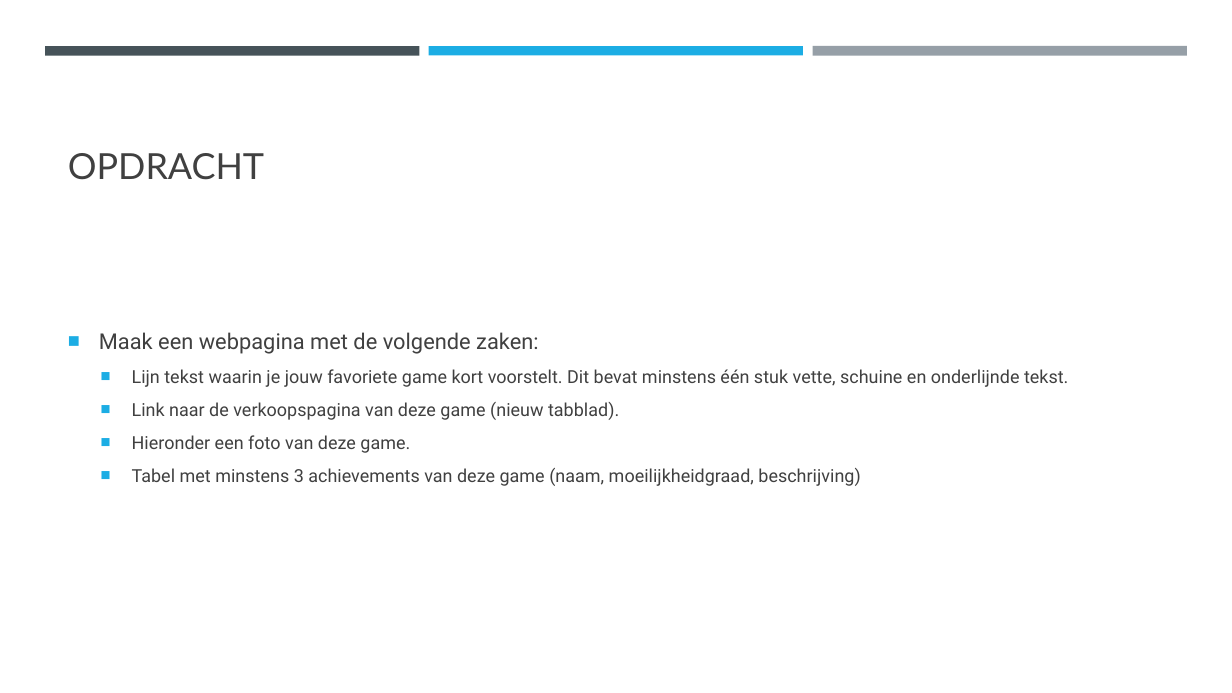
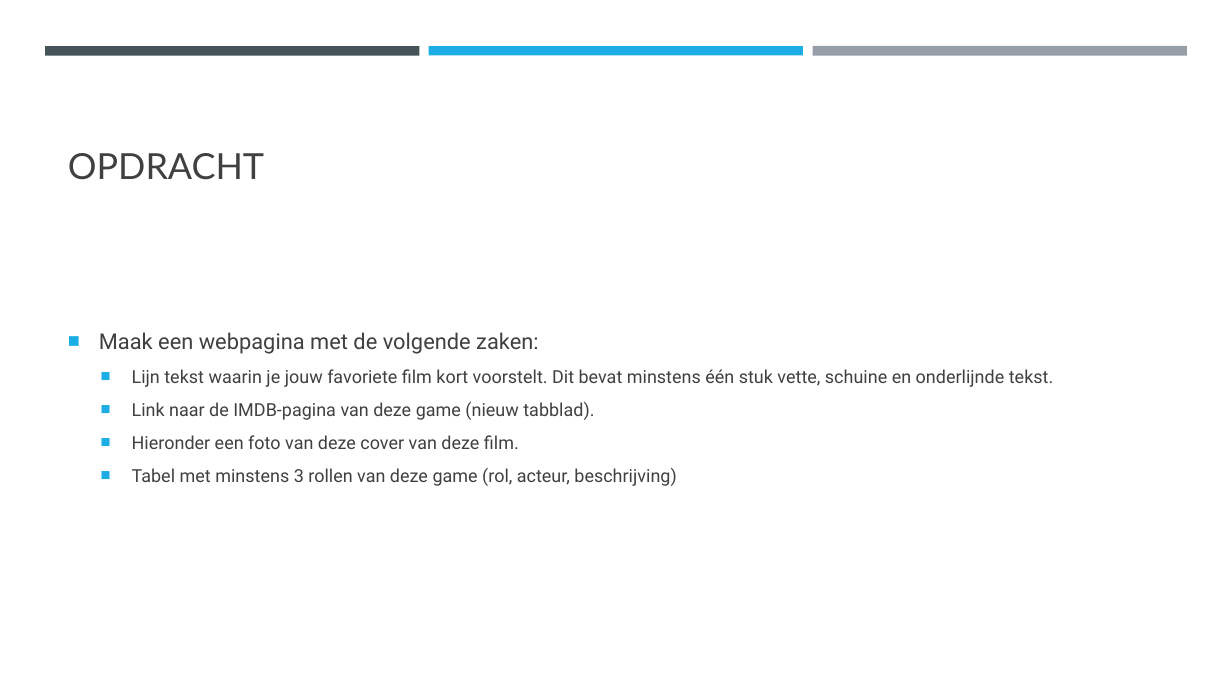
Before and after one commit to DhrLeroy/Webdesign, a slide deck: slide 18 of Webdesign.pptx. Drawn at 1232x693 pixels with LibreOffice and Linux fonts; fonts in the diff are those of the drawing. Boxes give left, top, right and bottom in pixels: in the first picture for what was removed or moved away, otherwise in the second. Text is boxed around its words. In the diff, an @@ line names an element or a change of style, - is before the commit and + after.

```diff
--- a/Webdesign.pptx
+++ b/Webdesign.pptx
@@ text at <box>132,369,1053,486</box>: text changed @@
-  ■ Lijn tekst waarin je jouw favoriete game kort voorstelt. Dit bevat minstens één stuk vette, schuine en onderlijnde tekst.
-  ■ Link naar de verkoopspagina van deze game (nieuw tabblad).
-  ■ Hieronder een foto van deze game.
-  ■ Tabel met minstens 3 achievements van deze game (naam, moeilijkheidgraad, beschrijving)
+  ■ Lijn tekst waarin je jouw favoriete film kort voorstelt. Dit bevat minstens één stuk vette, schuine en onderlijnde tekst.
+  ■ Link naar de IMDB-pagina van deze game (nieuw tabblad).
+  ■ Hieronder een foto van deze cover van deze film.
+  ■ Tabel met minstens 3 rollen van deze game (rol, acteur, beschrijving)
```
Also in this commit, not shown: 5 other slides changed, 2 slides added, 1 slide removed, 30 other files.
